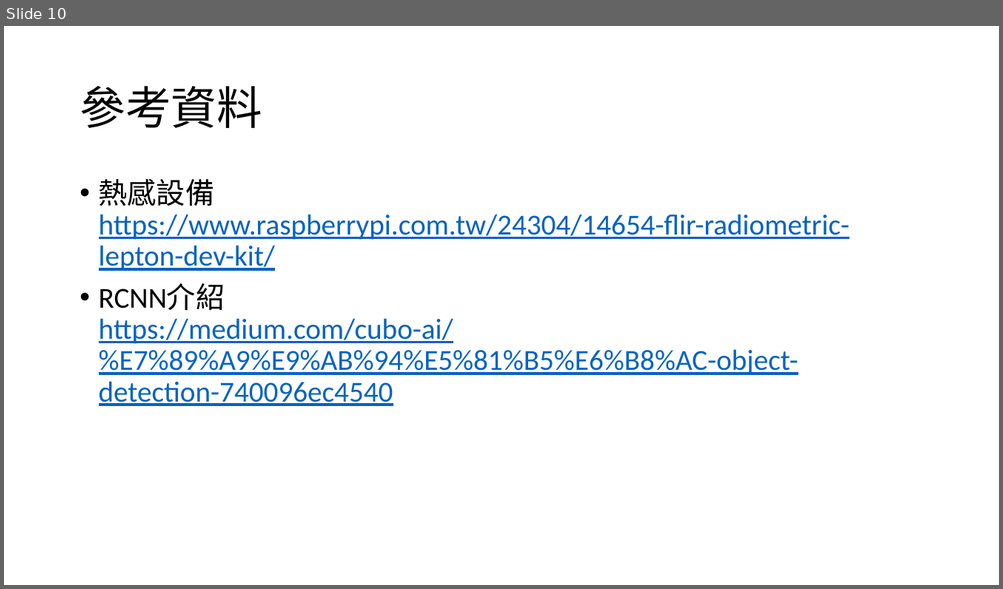
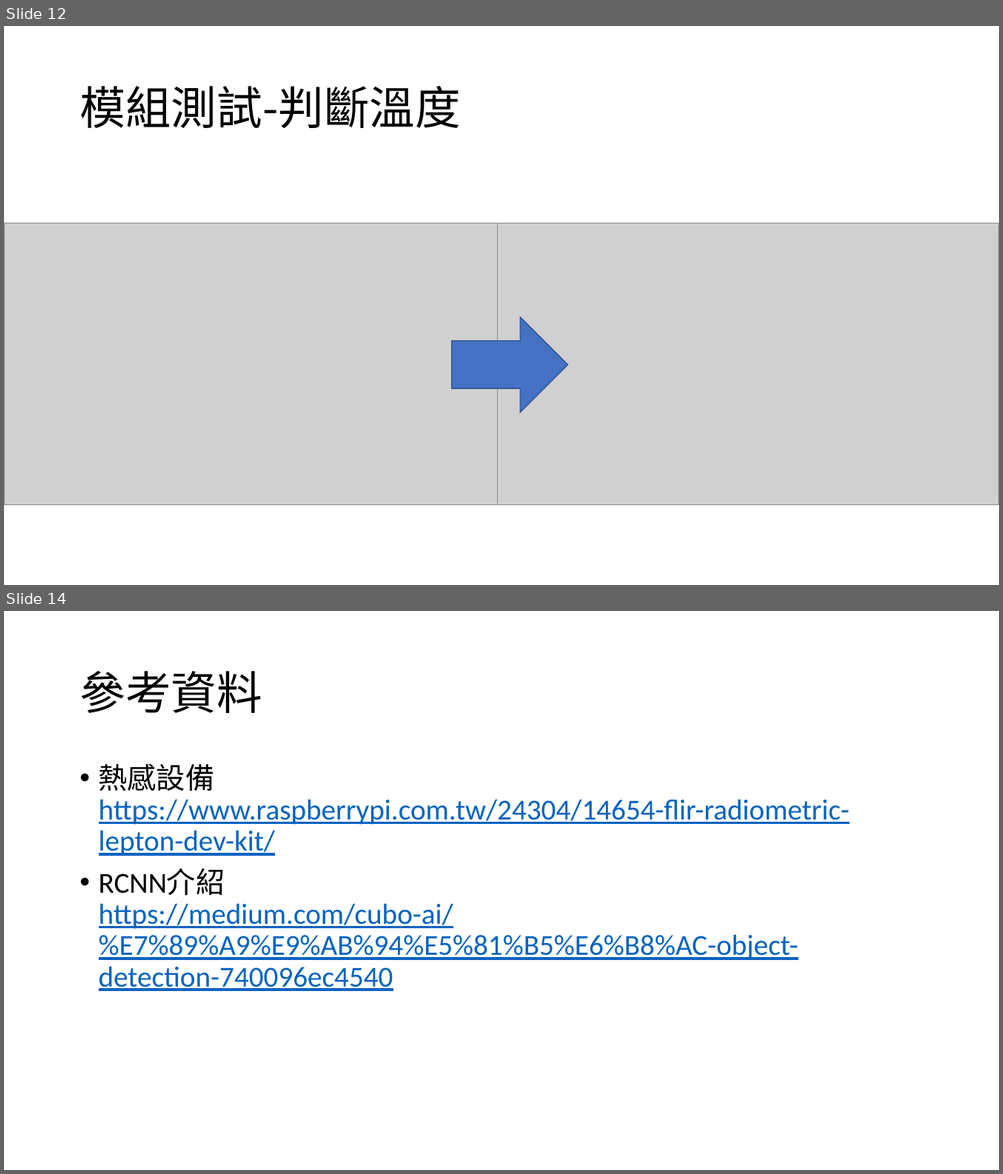
Before and after one commit to HsuTengHsiung/Image-processing, a slide deck: 000.作業紀錄/人體溫度判斷.pptx. Shown one above the other, each under a label of ours: slide 10 before the commit, slides 12 and 14 after it; the slides between them are not shown. The pictures are 1003x589 and 1003x1174 pixels, drawn with LibreOffice and Linux fonts; fonts in the diff are those of the drawing; grey boxes stand for pictures. Boxes give left, top, right and bottom in pixels: in the first picture for what was removed or moved away, otherwise in the second. Text is boxed around its words. In the diff, an @@ line names an element or a change of style, - is before the commit and + after.

```diff
--- a/000.作業紀錄/人體溫度判斷.pptx
+++ b/000.作業紀錄/人體溫度判斷.pptx
@@ slide 12 added at [4,26,999,585], background #FFFFFF @@
@@ title added at [79,86,460,128], 44 pt, text #000000 @@
+模組測試-判斷溫度
@@ picture added at [4,224,506,506] @@
@@ picture added at [497,224,999,506] @@
@@ right arrow added at [452,317,568,412], fill #4472C4, outline #325491 1 pt @@
@@ what was slide 10 is now slide 14 @@
```
Also in this commit, not shown: 6 slides changed, 3 other slides added.
